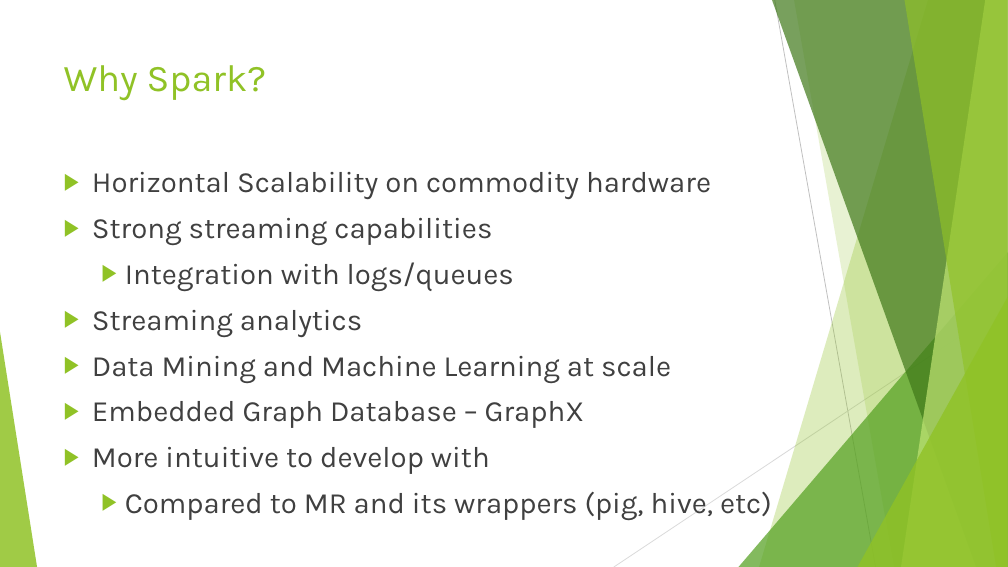
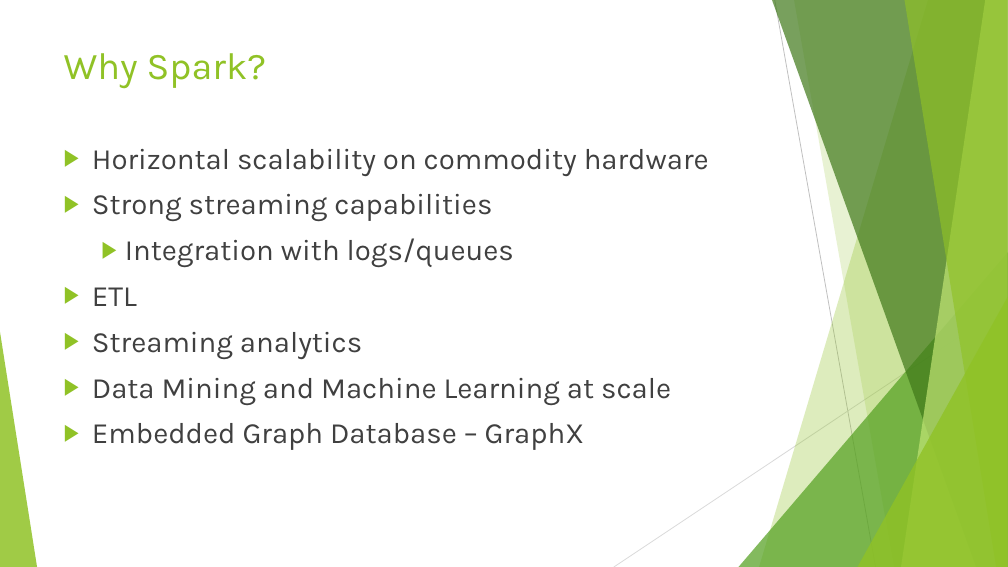
Before and after one commit to sseamonds/spark_pres, a slide deck: slide 3 of spark_pres_slides.pptx. Drawn at 1008x567 pixels with LibreOffice and Linux fonts; fonts in the diff are those of the drawing. Boxes give left, top, right and bottom in pixels: in the first picture for what was removed or moved away, otherwise in the second. Text is boxed around its words. In the diff, an @@ line names an element or a change of style, - is before the commit and + after.

```diff
--- a/spark_pres_slides.pptx
+++ b/spark_pres_slides.pptx
@@ title "Why Spark?": place and size @@
-title "Why Spark?" at box(64, 65, 266, 101)
+title "Why Spark?" at box(64, 53, 266, 88)
@@ text "Horizontal scalability on commodity hardware": place and size @@
-text "Horizontal scalability on commodity hardware" at box(92, 172, 772, 520)
+text "Horizontal scalability on commodity hardware" at box(92, 149, 709, 450)
@@ text at box(92, 149, 709, 176): text changed @@
-▶ Horizontal Scalability on commodity hardware
+▶ Horizontal scalability on commodity hardware
@@ text at box(92, 287, 137, 306): paragraph added @@
+▶ ETL
@@ text at box(92, 447, 772, 520): paragraphs removed @@
-▶ More intuitive to develop with
-  ▶ Compared to MR and its wrappers (pig, hive, etc)
```
Also in this commit, not shown: 2 other slides changed, 1 slide added, 2 other files.
